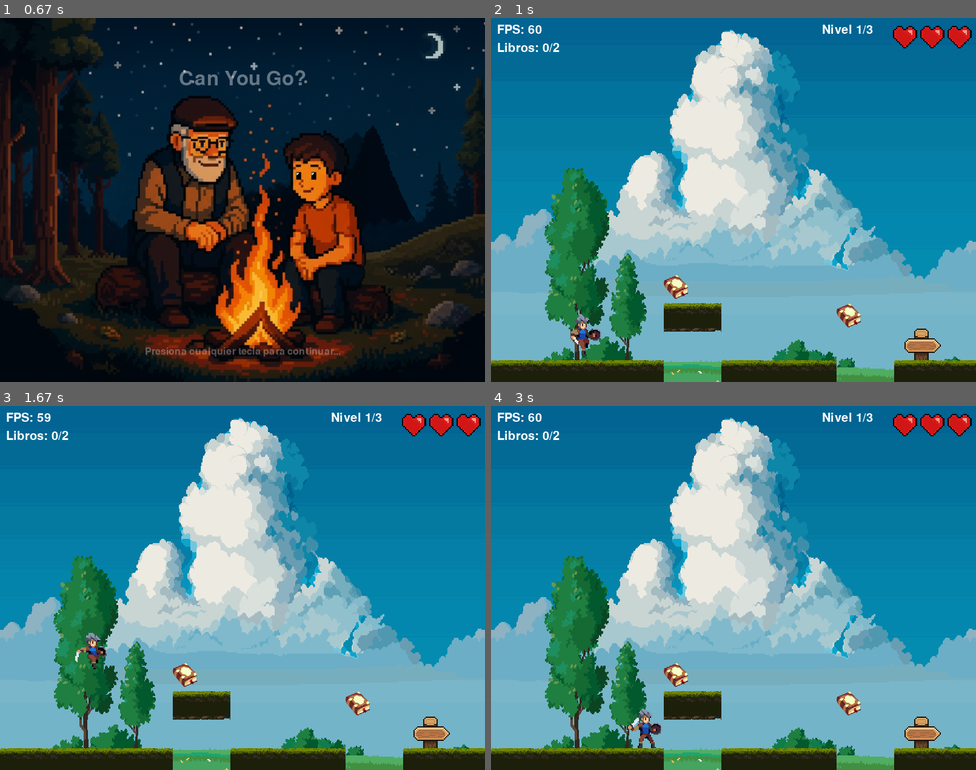
Above: before the commit, frames 1-4 (two rows, left to right).
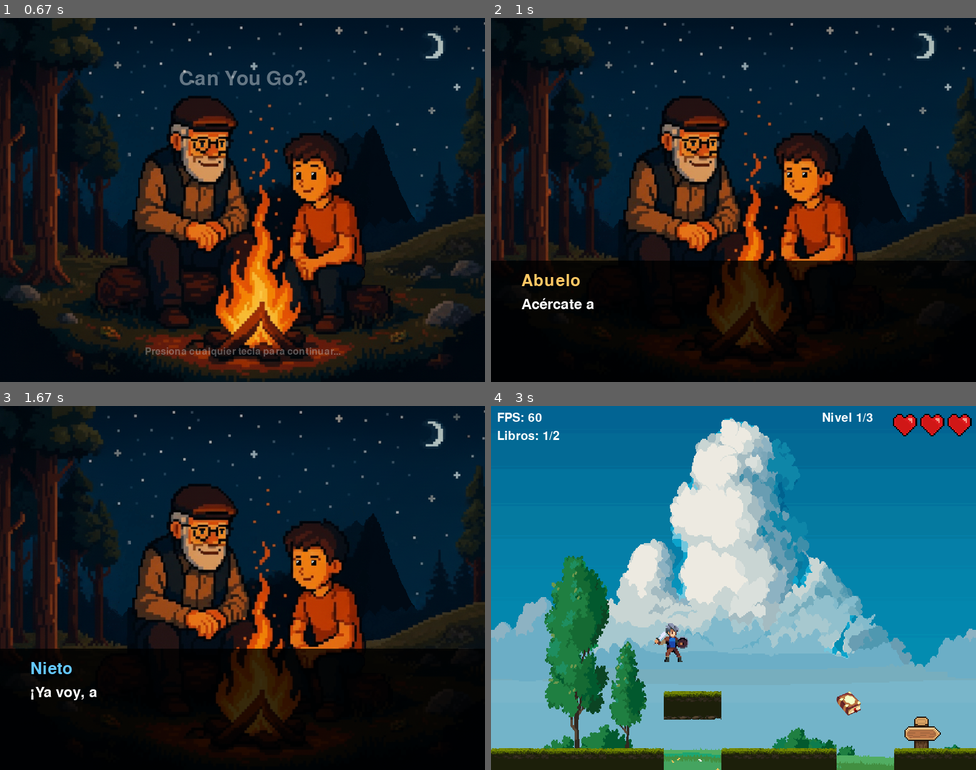
Above: after the commit, the same moments.

Repository: juanjore0/ComputacionGrafica
Game: pygame game, started from proyecto_juego/src/main.py
Same seed, same stepped clock (60 frames per second), same inputs: the game is played once before the commit and once after it.
Inputs:
- Up to frame 1 (0.67 s): tap Enter at 0.33 s
- Up to frame 2 (1 s): tap Enter at 0.67 s
- Up to frame 3 (1.67 s): tap Enter at 1 s; tap Space at 1.33 s
- Up to frame 4 (3 s): tap Esc at 1.67 s; hold Right 2-2.47 s; tap Space at 2.07, 2.37, 2.57, 2.9 s; hold Up 2.5-2.8 s; hold Right from 2.83 s (still down); tap Z at 2.98 s

Frame 1 is identical in both runs. In frame 2, 100% of the frame differs, in the area x 0-100%, y 0-100%; in frame 3, 100%; in frame 4, 0.9%.

Commit message:
Pre cinematica

Diff:
--- /dev/null
+++ b/proyecto_juego/src/cinematica.py
@@ -0,0 +1,148 @@
+import pygame
+import os
+from constantes import ANCHO, ALTO
+
+class Cinematica:
+    def __init__(self, pantalla):
+        self.pantalla = pantalla
+
+        # Fuentes para el texto
+        self.font_dialogo = pygame.font.Font(None, 36)
+        self.font_nombre = pygame.font.Font(None, 40)
+        self.font_instruccion = pygame.font.Font(None, 24)
+
+        # Cargar imagen de fondo (La fogata)
+        base = os.path.dirname(os.path.dirname(os.path.abspath(__file__)))
+
+        ruta_fondo = os.path.join(base, 'assets', 'images', 'backgrounds', 'fogata6.png')
+
+        try:
+            self.fondo = pygame.image.load(ruta_fondo).convert()
+            self.fondo = pygame.transform.scale(self.fondo, (ANCHO, ALTO))
+        except:
+            # Fallback: Fondo oscuro (marrón noche) si no hay imagen aún
+            self.fondo = pygame.Surface((ANCHO, ALTO))
+            self.fondo.fill((20, 10, 5))
+
+        # --- DIÁLOGOS DE LA HISTORIA ---
+        self.dialogos = [
+            ("Abuelo", "Acércate a la fogata, nieto mío... La noche es fría."),
+            ("Nieto", "¡Ya voy, abuelo!"),
+            ("Nieto", "¿Qué historia nos contarás hoy?"),
+            ("Abuelo", "Je, je... Hoy te contaré sobre aquellos días lejanos..."),
+            ("Abuelo", "Cuando ir a la escuela no era tan fácil como tomar un autobús."),
+            ("Abuelo", "Era una verdadera odisea. Una aventura diaria."),
+            ("Abuelo", "Había rocas, ríos salvajes, bosques densos..."),
+            ("Abuelo", "Y yo solo era un niño, decidido a aprender."),
+            ("Abuelo", "¿Crees que podrías haberlo logrado tú?"),
+            ("Abuelo", "Vamos a averiguarlo..."),
+        ]
+
+        # Variables de control
+        self.indice_dialogo = 0
+        self.texto_actual = ""
+        self.letra_indice = 0
+        self.velocidad_texto = 2  # Velocidad de escritura (más bajo es más rápido)
+        self.contador_ticks = 0
+        self.terminado_escribir = False
+
+        self.activo = True
+
+    def reiniciar(self):
+        """Reinicia la cinemática para verla desde el principio"""
+        self.indice_dialogo = 0
+        self.texto_actual = ""
+        self.letra_indice = 0
+        self.terminado_escribir = False
+        self.activo = True
+
+    def manejar_eventos(self):
+        for event in pygame.event.get():
+            if event.type == pygame.QUIT:
+                return 'salir'
+
+            if event.type == pygame.KEYDOWN:
+                if event.key == pygame.K_ESCAPE:
+                    return 'saltar' # Opción para saltar la intro
+
+                if event.key == pygame.K_SPACE or event.key == pygame.K_RETURN:
+                    if not self.terminado_escribir:
+                        # Si no terminó de escribir, completar la frase de golpe
+                        personaje, frase = self.dialogos[self.indice_dialogo]
+                        self.texto_actual = frase
+                        self.terminado_escribir = True
+                    else:
+                        # Si ya terminó, pasar al siguiente diálogo
+                        self.indice_dialogo += 1
+                        self.letra_indice = 0
+                        self.texto_actual = ""
+                        self.terminado_escribir = False
+
+                        # Si no hay más diálogos, terminar
+                        if self.indice_dialogo >= len(self.dialogos):
+                            return 'terminar'
+        return None
+
+    def actualizar(self):
+        # Lógica de máquina de escribir
+        if self.indice_dialogo < len(self.dialogos):
+            personaje, frase = self.dialogos[self.indice_dialogo]
+
+            if not self.terminado_escribir:
+                self.contador_ticks += 1
+                if self.contador_ticks >= self.velocidad_texto:
+                    self.contador_ticks = 0
+                    if self.letra_indice < len(frase):
+                        self.texto_actual += frase[self.letra_indice]
+                        self.letra_indice += 1
+                    else:
+                        self.terminado_escribir = True
+
+    def dibujar(self):
+        self.pantalla.blit(self.fondo, (0, 0))
+
+        # Panel de texto (fondo negro semitransparente abajo)
+        superficie_panel = pygame.Surface((ANCHO, 200))
+        superficie_panel.set_alpha(200)
+        superficie_panel.fill((0, 0, 0))
+        rect_panel = superficie_panel.get_rect(bottom=ALTO)
+        self.pantalla.blit(superficie_panel, rect_panel)
+
+        if self.indice_dialogo < len(self.dialogos):
+            personaje, frase = self.dialogos[self.indice_dialogo]
+
+            # Color del nombre según personaje
+            # Abuelo: Naranja cálido, Nieto: Azul claro
+            color_nombre = (255, 200, 100) if personaje == "Abuelo" else (100, 200, 255)
+
+            # Dibujar Nombre
+            texto_nombre = self.font_nombre.render(personaje, True, color_nombre)
+            self.pantalla.blit(texto_nombre, (50, ALTO - 180))
+
+            # Dibujar Texto
+            texto_dialogo = self.font_dialogo.render(self.texto_actual, True, (255, 255, 255))
+            self.pantalla.blit(texto_dialogo, (50, ALTO - 140))
+
+            # Indicador de "Siguiente" (Parpadeante)
+            if self.terminado_escribir:
+                if (pygame.time.get_ticks() // 500) % 2 == 0:
+                    flecha = self.font_instruccion.render("Presiona ESPACIO para continuar ▼", True, (150, 150, 150))
+                    self.pantalla.blit(flecha, (ANCHO - 350, ALTO - 40))
+
+    def mostrar(self, clock, fps):
+        """Bucle principal de la cinemática"""
+        while self.activo:
+            accion = self.manejar_eventos()
+
+            if accion == 'salir':
+                return 'salir'
+            elif accion == 'saltar' or accion == 'terminar':
+                return 'menu' # Ir al menú principal al terminar
+
+            self.actualizar()
+            self.dibujar()
+
+            pygame.display.flip()
+            clock.tick(fps)
+
+        return 'menu'
--- a/proyecto_juego/src/juego.py
+++ b/proyecto_juego/src/juego.py
@@ -7,6 +7,7 @@
 from menu import Menu
 from introduccion import Introduccion
 from gestor_niveles import GestorNiveles
+from cinematica import Cinematica
 
 class Juego:
     def __init__(self):
@@ -14,7 +15,7 @@
         self.pantalla = pygame.display.set_mode((ANCHO, ALTO))
         pygame.display.set_caption('Can You Go?')
         self.clock = pygame.time.Clock()
-        self.estado = 'MENU'
+        self.estado = 'MENU'  # Estados: 'CINEMATICA', 'MENU', 'INTRODUCCION', 'JUGANDO'
 
         # Variable para activar/desactivar debug
         self.debug_mode = False  # Empieza desactivado
@@ -130,7 +131,8 @@
 
         # Crear menú
         self.menu = Menu(self.pantalla)
-        self.introduccion = Introduccion(self.pantalla)
+        self.introduccion = Introduccion(self.pantalla) # La fogata
+        self.cinematica = Cinematica(self.pantalla)     # La historia del abuelo
 
 
     def inicializar_nivel(self, restaurar_vidas=False):
@@ -213,22 +215,21 @@
             return False
 
     def mostrar_menu(self):
-        """Muestra el menú principal"""
+        """1. Muestra el menú principal"""
         resultado = self.menu.mostrar(self.clock, FPS)
 
         if resultado == 'jugar':
             self.estado = 'INTRODUCCION'
             self.gestor_niveles.reiniciar_nivel()
-            self.vidas_globales = 3  # Reiniciar vidas al empezar nueva partida
+            self.vidas_globales = 3
             return True
         elif resultado == 'salir':
             return False
 
         return True
 
-
     def mostrar_introduccion(self):
-        """Muestra la introducción animada"""
+        """2. Muestra la escena de la fogata (Introduccion)"""
         self.introduccion.activo = True
         self.introduccion.tiempo_transcurrido = 0
         self.introduccion.fade_in = 0
@@ -236,12 +237,27 @@
         resultado = self.introduccion.mostrar(self.clock, FPS)
 
         if resultado == 'jugar':
-            self.estado = 'JUGANDO'
-            self.inicializar_nivel(restaurar_vidas=True)  # Restaurar vidas al empezar
+            self.estado = 'CINEMATICA'
             return True
         elif resultado == 'salir':
             return False
         return True
+
+    def mostrar_cinematica(self):
+        """3. Muestra la historia del abuelo (Cinematica)"""
+        self.cinematica.reiniciar()
+
+        resultado = self.cinematica.mostrar(self.clock, FPS)
+
+        if resultado == 'menu' or resultado == 'terminar':
+            self.estado = 'JUGANDO'
+            self.inicializar_nivel(restaurar_vidas=True)
+            return True
+        elif resultado == 'salir':
+            return False
+        return True
+
+
 
     def bucle_juego(self):
         """Bucle principal del juego"""
@@ -406,9 +422,14 @@
         while corriendo:
             if self.estado == 'MENU':
                 corriendo = self.mostrar_menu()
-            elif self.estado == 'INTRODUCCION':
+
+            elif self.estado == 'INTRODUCCION': # Fogata
                 corriendo = self.mostrar_introduccion()
-            elif self.estado == 'JUGANDO':
+
+            elif self.estado == 'CINEMATICA':   # Historia
+                corriendo = self.mostrar_cinematica()
+
+            elif self.estado == 'JUGANDO':      # Juego
                 corriendo = self.bucle_juego()
 
         pygame.quit()
